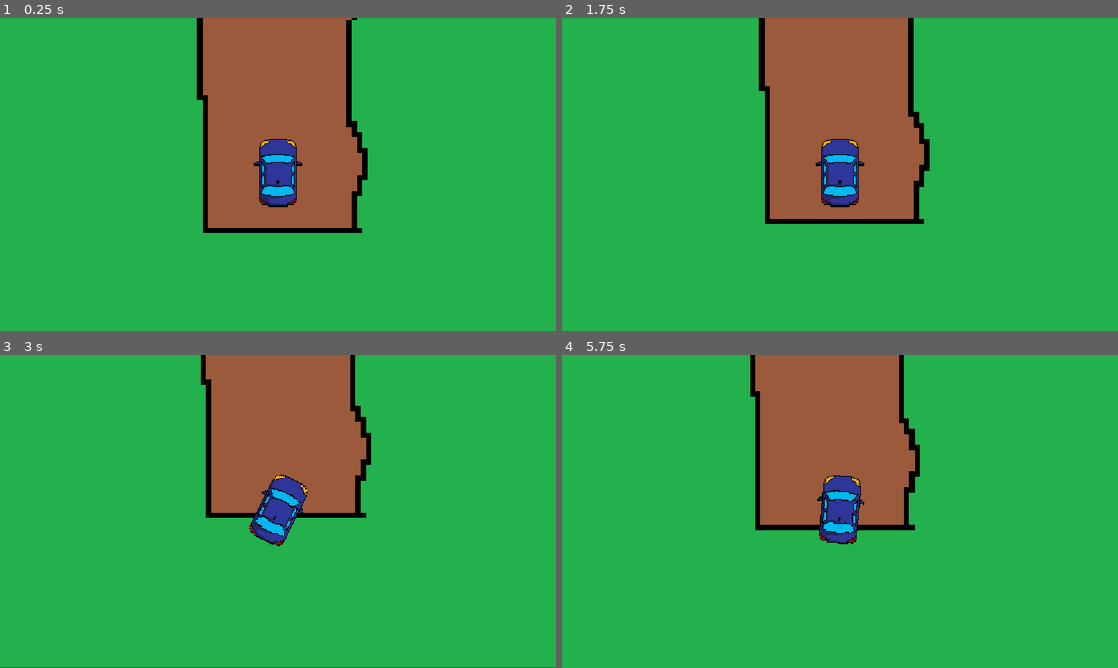
Above: before the commit, frames 1-4 (two rows, left to right).
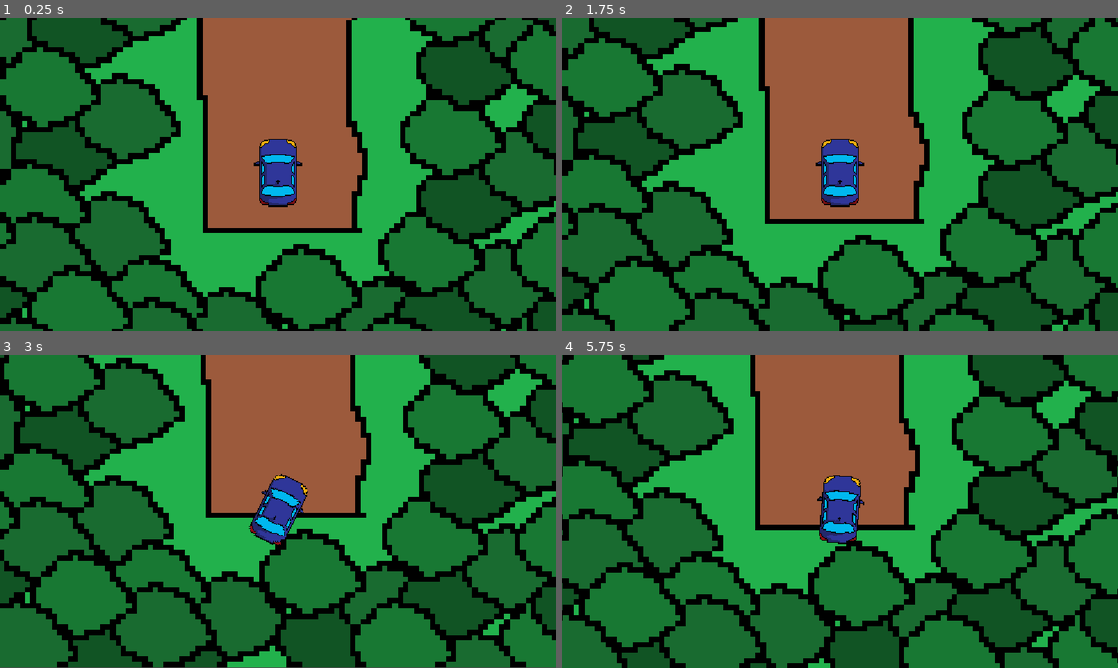
Above: after the commit, the same moments.

Repository: Ubultu/don-t-cut-
Game: Godot game, scene res://scenes/main.tscn
Same seed, same stepped clock (60 frames per second), same inputs: the game is played once before the commit and once after it.
Inputs:
- Up to frame 1 (0.25 s): no input
- Up to frame 2 (1.75 s): tap Enter at 0.5 s; hold D (steer_right) 0.53-1.28 s; tap Space at 1.25 s; hold S (brake) from 1.28 s (still down)
- Up to frame 3 (3 s): release S (brake) at 2.03 s; hold D (steer_right) 2.03-2.78 s; hold W (accelerate) from 2.78 s (still down)
- Up to frame 4 (5.75 s): release W (accelerate) at 3.53 s; hold A (steer_left) 3.53-5.03 s; tap Enter at 5 s; hold S (brake) from 5.03 s (still down)

The runs differ from the first frame. In frame 1, 60% of the frame differs, in the area x 0-100%, y 0-100%; in frame 2, 62%; in frame 3, 68%; in frame 4, 66%.

Commit message:
I tried to make the sensor work but I still need to learn a lot about them, insted I coutinued to fix and added depht to to it

Diff:
--- a/scenes/main.tscn
+++ b/scenes/main.tscn
@@ -2,10 +2,17 @@
 
 [ext_resource type="PackedScene" uid="uid://bj08l7m6n3n65" path="res://scenes/stage.tscn" id="1_0wfyh"]
 [ext_resource type="PackedScene" uid="uid://duceo4vccsv7h" path="res://scenes/player.tscn" id="2_sugp2"]
+[ext_resource type="Texture2D" uid="uid://cocm7nufp82q8" path="res://textures/pixil-layer-Layer 1 (2).png" id="3_sugp2"]
 
 [node name="Main" type="Node2D" unique_id=1321788936]
 
 [node name="Stage" parent="." unique_id=1312096542 instance=ExtResource("1_0wfyh")]
+visibility_layer = 4
 
 [node name="Player" parent="." unique_id=558424073 instance=ExtResource("2_sugp2")]
+visibility_layer = 2
 position = Vector2(1690, 2328)
+
+[node name="trees" type="Sprite2D" parent="." unique_id=1975910650]
+scale = Vector2(11.034, 11.034)
+texture = ExtResource("3_sugp2")
--- a/scenes/player.tscn
+++ b/scenes/player.tscn
@@ -21,7 +21,9 @@
 shape = SubResource("RectangleShape2D_wnv0n")
 
 [node name="FrontSensor" type="Marker2D" parent="." unique_id=1848552809]
+visibility_layer = 2
 position = Vector2(0, -77)
 
 [node name="BackSensor" type="Marker2D" parent="." unique_id=960285404]
+visibility_layer = 2
 position = Vector2(0, 77)
--- a/scenes/stage.tscn
+++ b/scenes/stage.tscn
@@ -1,9 +1,10 @@
 [gd_scene format=3 uid="uid://bj08l7m6n3n65"]
 
-[ext_resource type="Texture2D" uid="uid://fvi63n31vpan" path="res://textures/stage_1_demo_done.png" id="1_8rem4"]
+[ext_resource type="Texture2D" uid="uid://iq5w74qnimwo" path="res://textures/pixil-layer-Background (1).png" id="1_8rem4"]
 
 [node name="Stage" type="Node2D" unique_id=1312096542]
 
-[node name="Sprite2D" type="Sprite2D" parent="." unique_id=1044347751]
+[node name="stage" type="Sprite2D" parent="." unique_id=1044347751]
+visibility_layer = 4
 scale = Vector2(11.033999, 11.033999)
 texture = ExtResource("1_8rem4")
--- a/scripts/player.gd
+++ b/scripts/player.gd
@@ -13,6 +13,14 @@
 var steering_speed_fix = 300
 @onready var frontsensor = get_node("FrontSensor")
 @onready var backsensor = get_node("BackSensor")
+#var pixel_color = map_image.get_pixel(Vector2(-250, -250))
+
+#Map variables
+#var stage = $stage/Sprite2D.texture.get_image()
+#@onready var map_image = $"../Stage/Sprite2D".texture.get_image()
+
+
+
 
 #main driving functions
 func _physics_process(delta: float) -> void:
@@ -46,7 +54,10 @@
 	else :
 		print("off map: ", frontpixel)
 
-
 	move_and_slide()
 	print(speed)
-	print(rotation)
+
+#func _ready() -> void:
+#	var map_sprite = $"../Stage/Sprite2D"
+#	print(map_sprite)
+#	print(map_sprite.texture)
Not shown, added: build/Don't_CUT_v1.0.0.apple-touch-icon.png.import
Not shown, added: build/Don't_CUT_v1.0.0.icon.png.import
Not shown, added: build/Don't_CUT_v1.0.0.png.import
Not shown, added: export_presets.cfg
Binary file added: textures/pixil-layer-Background (1).png
Not shown, added: textures/pixil-layer-Background (1).png.import
Binary file added: textures/pixil-layer-Layer 1 (1).png
Not shown, added: textures/pixil-layer-Layer 1 (1).png.import
Binary file added: textures/pixil-layer-Layer 1 (2).png
Not shown, added: textures/pixil-layer-Layer 1 (2).png.import
Binary file added: textures/pixil-layer-Layer 1.png
Not shown, added: textures/pixil-layer-Layer 1.png.import
(and 8 more such lines)
